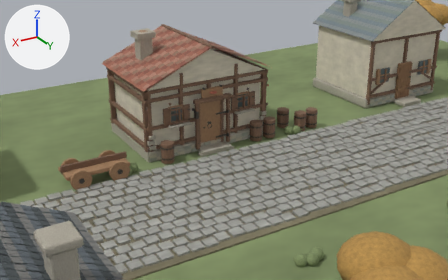
The Blender file assets/environment/greyhaven/a232-review/red_lion_a232_wrought_ironwork.blend as it was, and as the next commit left it.
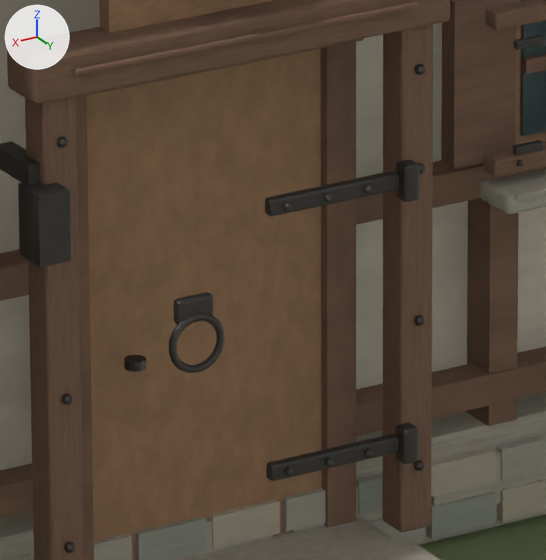
There are two pictures of each version: one from a 50 mm camera at (13.48, 21.9, 12.12) aimed at (-0.44, -1.29, 0.52), one close up on the part from 43% to 54% of the width and 34% to 52% of the height. Arrows for +X, +Y and +Z are at upper left; the lights stay in place. The last two pictures show the newer version.

The older version as bpy lines, for what is in view:
```python
ob_a2_32_wrought_fittings___door_hinge_strap_lower = bpy.data.objects.new('A2.32 wrought fittings / door hinge strap lower', me_cube_207)
ob_a2_32_wrought_fittings___door_hinge_strap_lower.location = (-0.36, -1.397, 0.72)
ob_a2_32_wrought_fittings___door_hinge_strap_upper = bpy.data.objects.new('A2.32 wrought fittings / door hinge strap upper', me_cube_209)
ob_a2_32_wrought_fittings___door_hinge_strap_upper.location = (-0.36, -1.397, 1.88)
ob_a2_32_wrought_fittings___hinge_barrel_lower = bpy.data.objects.new('A2.32 wrought fittings / hinge barrel lower', me_cube_208)
ob_a2_32_wrought_fittings___hinge_barrel_lower.location = (-0.7, -1.367, 0.72)
ob_a2_32_wrought_fittings___hinge_barrel_upper = bpy.data.objects.new('A2.32 wrought fittings / hinge barrel upper', me_cube_210)
ob_a2_32_wrought_fittings___hinge_barrel_upper.location = (-0.7, -1.367, 1.88)
ob_red_lion___timber_frame_bands = bpy.data.objects.new('Red Lion / timber_frame_bands', me_timber_frame_bands)
ob_red_lion___timber_frame_bands.location = (0.0, -4.1, 0.0)
# also in view: 'A2.30 facade depth /door lintel carving 1' at (0.0, -1.44, 2.6); 'A2.32 wrought fittings / knocker upper plate' at (0.29, -1.4, 1.51); 'A2.30 facade depth /window upper rail west' at (-1.73, -1.57, 2.42); 'Red Lion / red_lion_sign' at (0.0, -1.53, 2.91); 'A2.30 facade depth /oak carved door lintel' at (0.0, -1.58, 2.58)
```
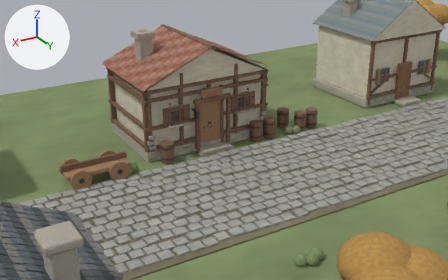
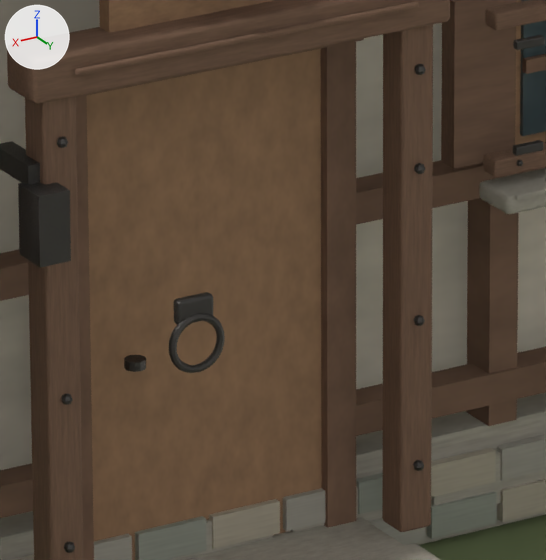
Where the change shows, as pixel boxes (x1, y1, x2, y2) in the close-ups (546 x 560 px):
'A2.32 wrought fittings / door hinge strap upper', moved (not visible afterwards): before (265, 171, 399, 216)
'A2.32 wrought fittings / door hinge strap lower', moved (not visible afterwards): before (266, 434, 398, 481)
'A2.32 wrought fittings / hinge barrel upper', moved (not visible afterwards): before (396, 159, 419, 202)
'A2.32 wrought fittings / hinge barrel lower', moved (not visible afterwards): before (395, 423, 418, 464)

The change, as a list of edits to the scene's bpy script:
```text
Change ob_a2_32_wrought_fittings___door_hinge_strap_lower:
    ob_a2_32_wrought_fittings___door_hinge_strap_lower.location: (-0.36, -1.397, 0.72) -> (-0.36, -2.045, 0.72)
Change ob_a2_32_wrought_fittings___hinge_barrel_lower:
    ob_a2_32_wrought_fittings___hinge_barrel_lower.location: (-0.7, -1.367, 0.72) -> (-0.7, -2.05, 0.72)
Change ob_a2_32_wrought_fittings___door_hinge_strap_upper:
    ob_a2_32_wrought_fittings___door_hinge_strap_upper.location: (-0.36, -1.397, 1.88) -> (-0.36, -2.045, 1.88)
Change ob_a2_32_wrought_fittings___hinge_barrel_upper:
    ob_a2_32_wrought_fittings___hinge_barrel_upper.location: (-0.7, -1.367, 1.88) -> (-0.7, -2.05, 1.88)
```
